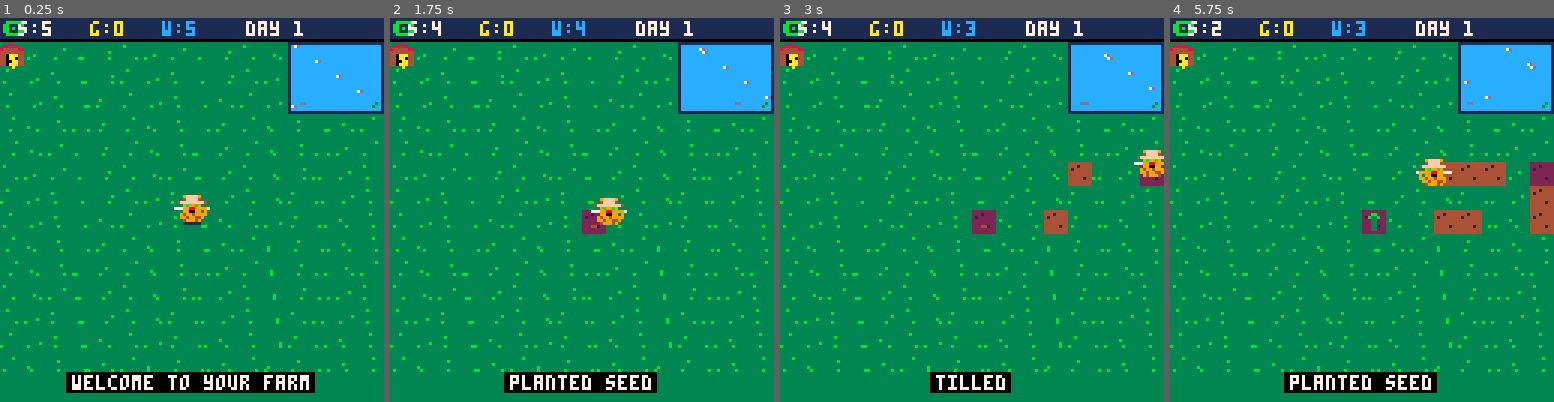
Above: before the commit, frames 1-4 (left to right).
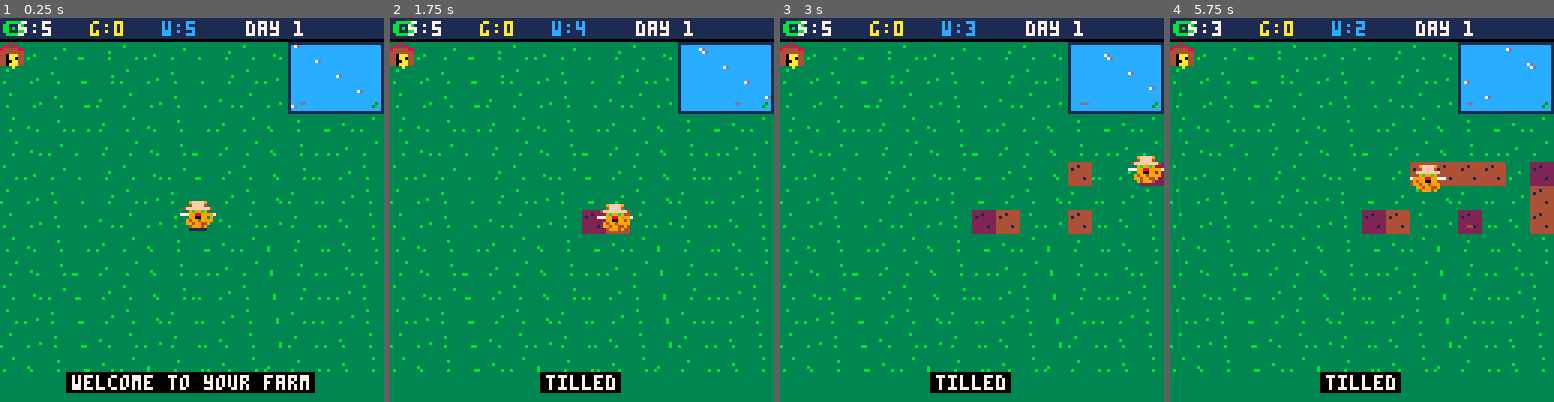
Above: after the commit, the same moments.

Repository: RubenTipparach/tic-labs
Game: PICO-8 cartridge games/pico8-cat-farmer/cart.p8
The game is run twice, just before and just after one commit, with the same random seed, the same clock (stepped at 60 frames per second) and the same inputs.
Inputs:
- Up to frame 1 (0.25 s): no input
- Up to frame 2 (1.75 s): tap X (X key) at 0.33, 1.07 s; tap O (Z key) at 0.7, 1.7 s; hold Right from 1.6 s (still down)
- Up to frame 3 (3 s): tap X (X key) at 1.85, 2.97 s; release Right at 2.1 s; tap O (Z key) at 2.1, 2.5, 2.9 s; hold Up 2.15-2.42 s; hold Right from 2.47 s (still down)
- Up to frame 4 (5.75 s): release Right at 3.03 s; hold Left 3.08-3.58 s; tap O (Z key) every 0.4 s from 3.3 to 5.7 s; hold Down 3.63-3.97 s; hold Right 4.02-4.68 s; tap X (X key) at 4.08, 5.2 s; hold Up 4.73-5.03 s; hold Left 5.08-5.68 s; hold Down from 5.73 s (still down)

The runs differ from the first frame. In frame 1, 0.5% of the frame differs, in the area x 45-57%, y 46-56%; in frame 2, 1.9%; in frame 3, 1.7%; in frame 4, 3.2%, in the area x 10-82%, y 2-98%.

Commit message:
expand cat footprint to 12x12 (visual still 8 wide)
Add cw, ch constants for the cat's collision/positioning footprint
and switch tile_at, blocked, the boundary clamp, and the fishing
line origin to use them. The existing 8 wide cat sprite is offset
by (+2, +2) so it sits centered in the new 12x12 box; the next
commit will redraw the cat at full 12x12 to match the reference.

https://claude.ai/code/session_01NQVs25MQJPDWa3Lsk4afA4

Diff:
--- a/games/pico8-cat-farmer/cart.p8
+++ b/games/pico8-cat-farmer/cart.p8
@@ -9,6 +9,8 @@
 rows=14
 gx=0
 gy=8
+cw=12
+ch=12
 
 function _init()
  plots={}
@@ -52,8 +54,8 @@
 function blocked(nx,ny)
  local x0=flr((nx-gx)/cell)
  local y0=flr((ny-gy)/cell)
- local x1=flr((nx+7-gx)/cell)
- local y1=flr((ny+7-gy)/cell)
+ local x1=flr((nx+cw-1-gx)/cell)
+ local y1=flr((ny+ch-1-gy)/cell)
  for tx=x0,x1 do
   for ty=y0,y1 do
    if in_pond(tx,ty) then return true end
@@ -79,8 +81,8 @@
  if btn(1) then mvx+=1 cat.f=1 cat.dx=1 cat.dy=0 end
  if btn(2) then mvy-=1 cat.dx=0 cat.dy=-1 end
  if btn(3) then mvy+=1 cat.dx=0 cat.dy=1 end
- local nx=mid(gx,cat.x+mvx,gx+cols*cell-8)
- local ny=mid(gy+1,cat.y+mvy,gy+rows*cell-8)
+ local nx=mid(gx,cat.x+mvx,gx+cols*cell-cw)
+ local ny=mid(gy+1,cat.y+mvy,gy+rows*cell-ch)
  if not blocked(nx,cat.y) then cat.x=nx end
  if not blocked(cat.x,ny) then cat.y=ny end
  if mvx~=0 or mvy~=0 then cat.walk+=1 end
@@ -142,8 +144,8 @@
 end
 
 function tile_at()
- local tx=flr((cat.x+4-gx)/cell)
- local ty=flr((cat.y+4-gy)/cell)
+ local tx=flr((cat.x+cw/2-gx)/cell)
+ local ty=flr((cat.y+ch/2-gy)/cell)
  return tx,ty
 end
 
@@ -326,8 +328,8 @@
  end
 
  if fishing then
-  local cx=cat.x+4
-  local cy=cat.y+3
+  local cx=cat.x+cw/2
+  local cy=cat.y+ch/2-2
   line(cx,cy,bobber_x,bobber_y,7)
   circfill(bobber_x,bobber_y,1,8)
   pset(bobber_x,bobber_y-1,7)
@@ -337,7 +339,7 @@
   end
  end
 
- draw_cat(cat.x,cat.y,cat.f,cat.walk)
+ draw_cat(cat.x+2,cat.y+2,cat.f,cat.walk)
 
  rectfill(0,0,127,7,1)
  line(0,7,127,7,0)
